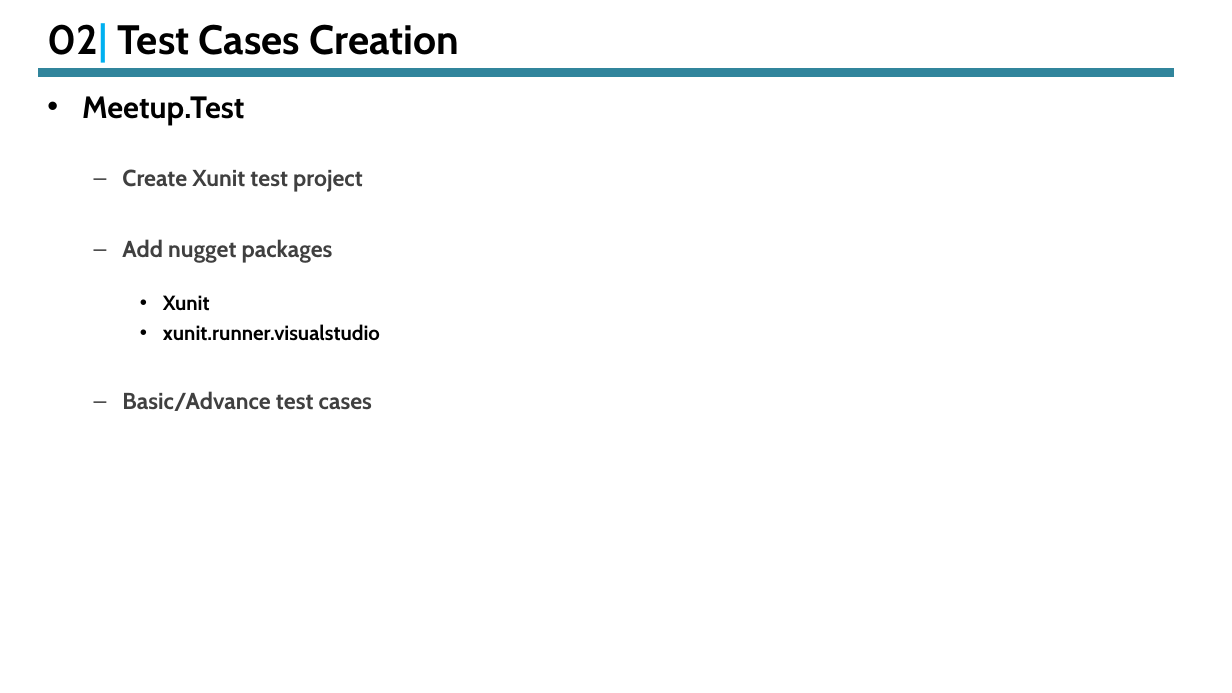
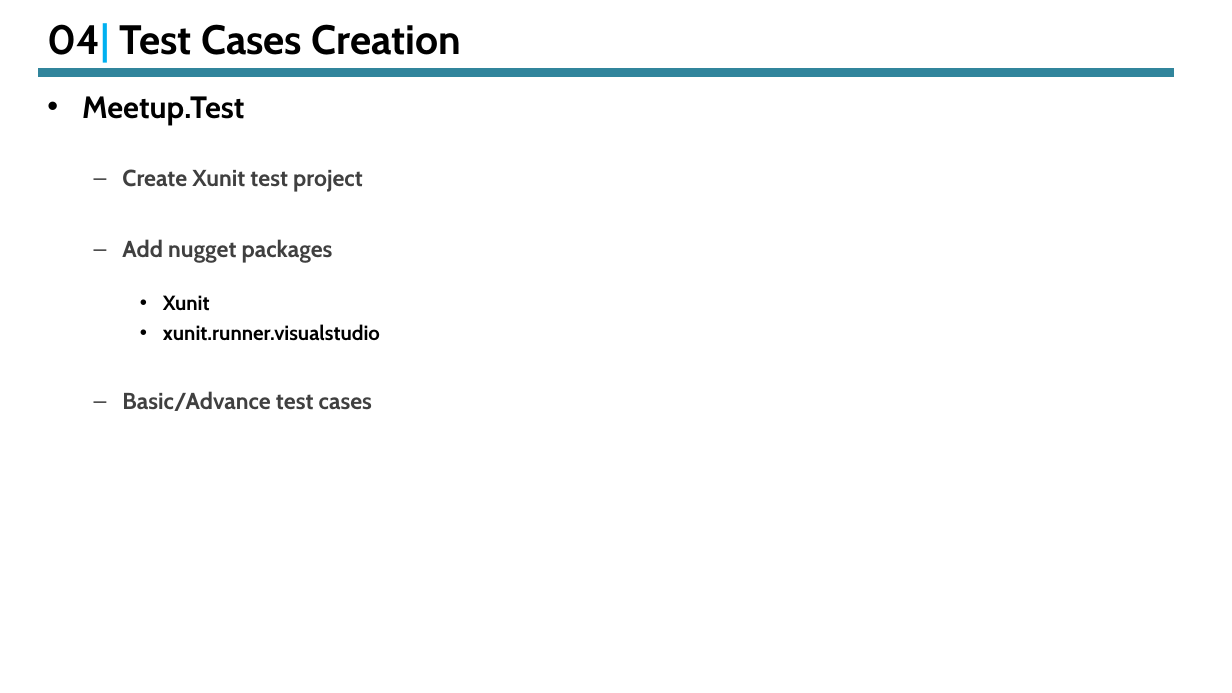
Before and after one commit to vkg-mca/Meetup, a slide deck: slide 11 of End-To-End Rapid API Development With DotNet Core .pptx. Drawn at 1232x693 pixels with LibreOffice and Linux fonts; fonts in the diff are those of the drawing. Boxes give left, top, right and bottom in pixels: in the first picture for what was removed or moved away, otherwise in the second. Text is boxed around its words. In the diff, an @@ line names an element or a change of style, - is before the commit and + after.

```diff
--- a/End-To-End Rapid API Development With DotNet Core .pptx
+++ b/End-To-End Rapid API Development With DotNet Core .pptx
@@ title at (48,23,462,63): text changed @@
-02| Test Cases Creation
+04| Test Cases Creation
```
Also in this commit, not shown: 3 other slides changed, 1 other file.
